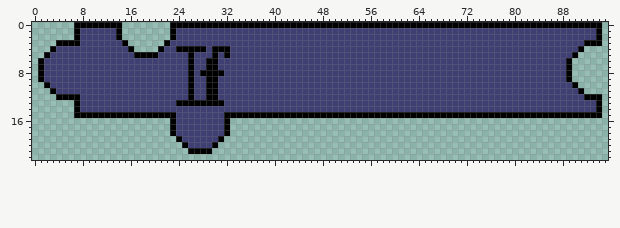
Two states of a pixel-art file, ifBlock.aseprite. Above, as it was before the edit.
96x32 pixels, 1 frame. Shown: x 0..95, y 0..22.
Once edited:
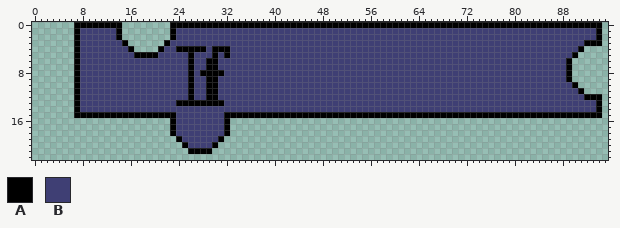
Palette (. is transparent): A #000000  B #3f3f74
The author wrote: Exported more and adjust blocks
What changed:
@@ x 0..9 @@
  2 .......ABB
- 3 ....AAAABB
- 4 ...ABBBBBB
- 5 ..ABBBBBBB
- 6 .ABBBBBBBB
- 7 .ABBBBBBBB
- 8 .ABBBBBBBB
- 9 .ABBBBBBBB
-10 ..ABBBBBBB
-11 ...ABBBBBB
-12 ....AAAABB
+ 3 .......ABB
+ 4 .......ABB
+ 5 .......ABB
+ 6 .......ABB
+ 7 .......ABB
+ 8 .......ABB
+ 9 .......ABB
+10 .......ABB
+11 .......ABB
+12 .......ABB
 13 .......ABB
Boxes around the changes in both pictures, in picture pixels (x1, y1, x2, y2):
changed: (38, 40, 80, 100)
